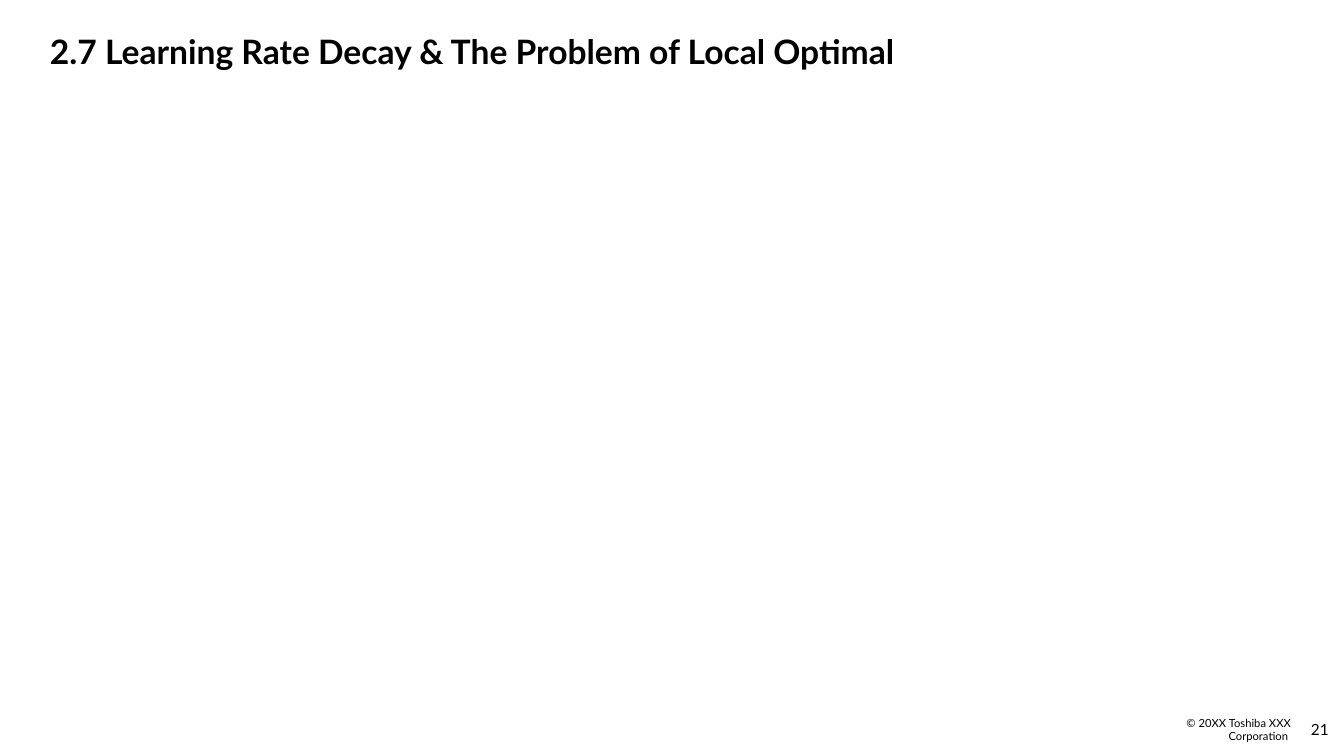
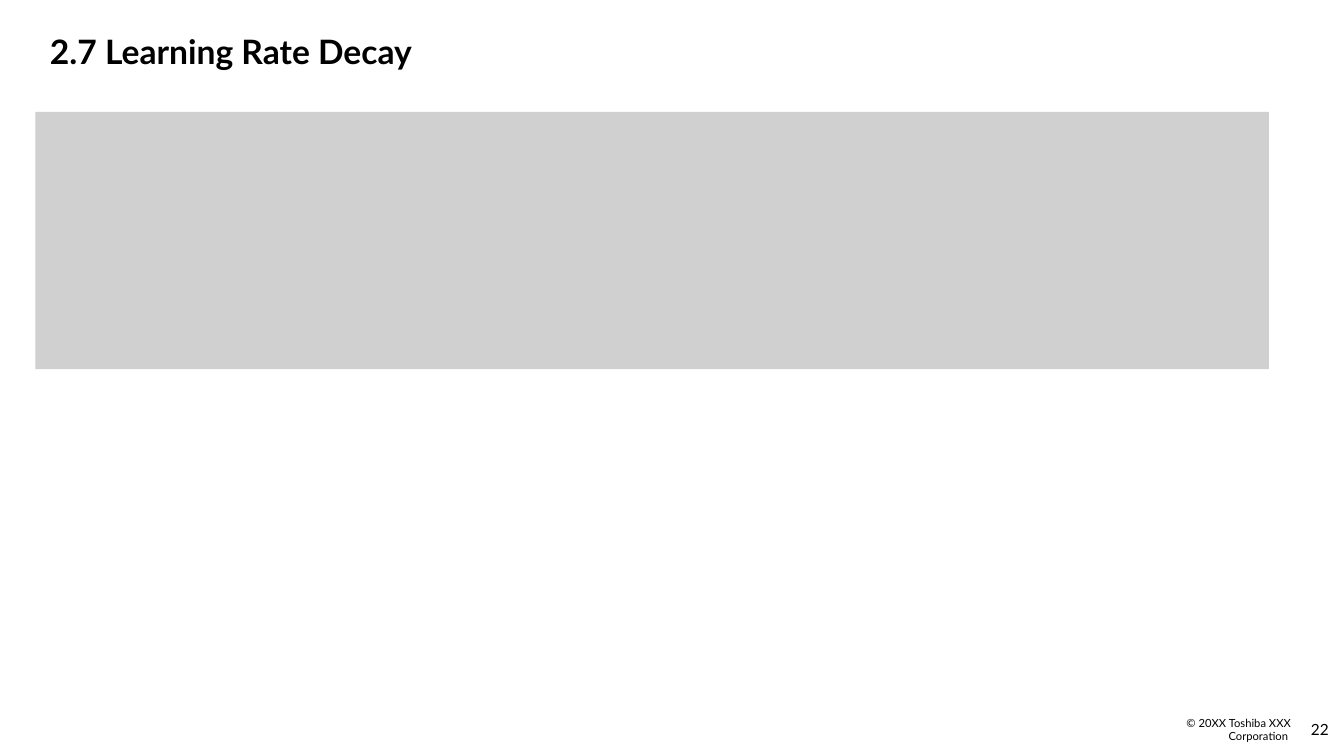
Before and after one commit to Doan-Nguyen/Coursera, a slide deck: slide 23 of Improving Deep Neural Network - Report - Course 2.pptx (slide 22 before the commit). Drawn at 1344x756 pixels with LibreOffice and Linux fonts; fonts in the diff are those of the drawing; grey boxes stand for pictures; background and template pictures are left out. Boxes give left, top, right and bottom in pixels: in the first picture for what was removed or moved away, otherwise in the second. Text is boxed around its words. In the diff, an @@ line names an element or a change of style, - is before the commit and + after.

```diff
--- a/Improving Deep Neural Network - Report - Course 2.pptx
+++ b/Improving Deep Neural Network - Report - Course 2.pptx
@@ title at [50,39,412,70]: text changed @@
-2.7 Learning Rate Decay & The Problem of Local Optimal
+2.7 Learning Rate Decay
@@ picture added at [35,112,1269,369] @@
@@ page number at [1311,724,1329,735]: text changed @@
-21
+22
```
Also in this commit, not shown: 7 other slides changed, 8 slides added, 1 slide removed.
